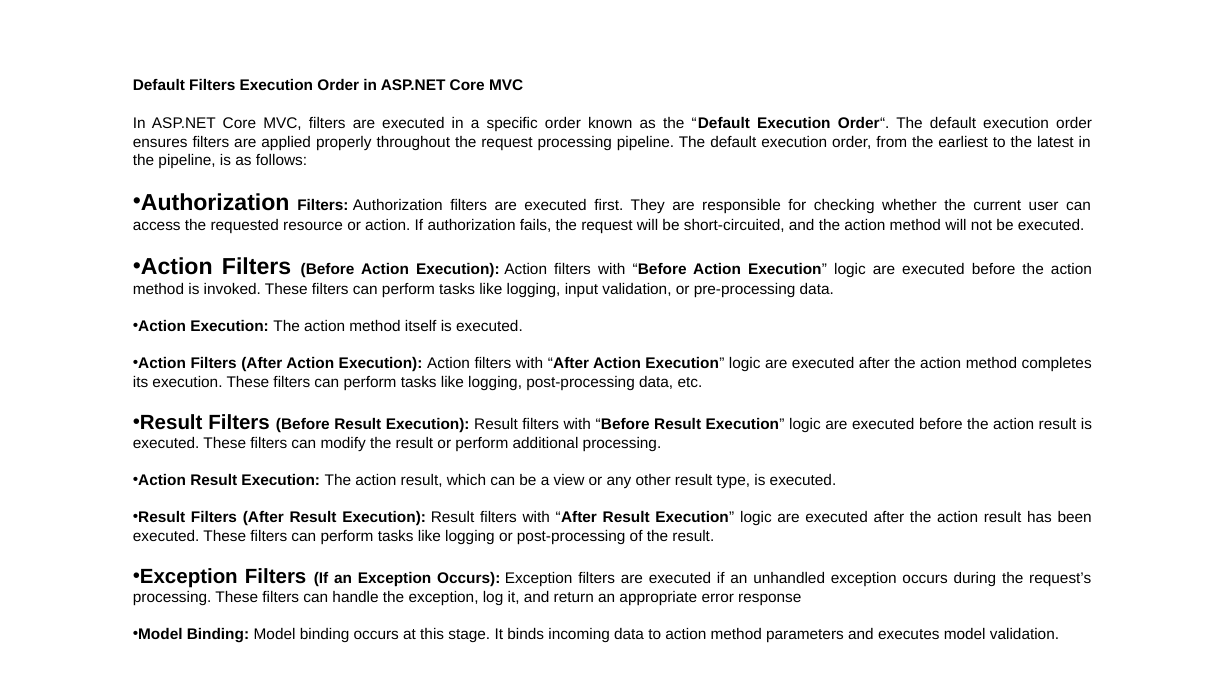
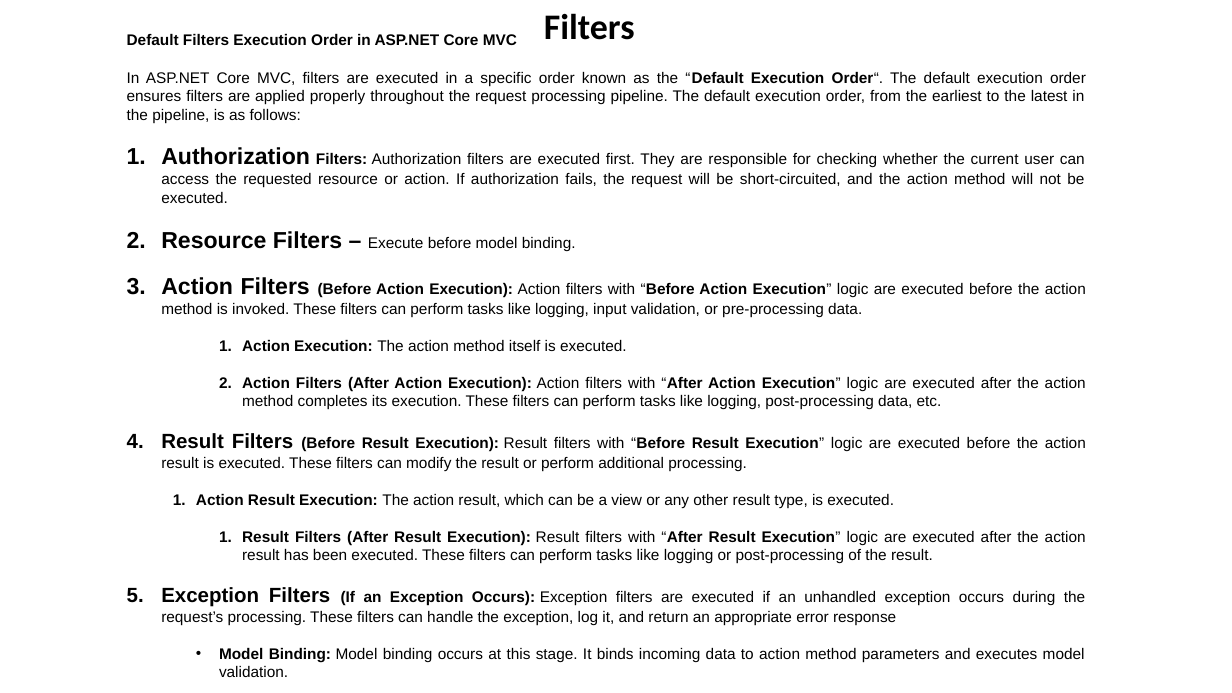
Before and after one commit to NareshESSPL/DotNetTraining, a slide deck: slide 18 of Documents/MVC.pptm (slide 17 before the commit). Drawn at 1232x693 pixels with LibreOffice and Linux fonts; fonts in the diff are those of the drawing. Boxes give left, top, right and bottom in pixels: in the first picture for what was removed or moved away, otherwise in the second. Text is boxed around its words. In the diff, an @@ line names an element or a change of style, - is before the commit and + after.

```diff
--- a/Documents/MVC.pptm
+++ b/Documents/MVC.pptm
@@ text "Default Filters Execution Order in ...": place and size @@
-text "Default Filters Execution Order in ..." at (133,79,1092,643)
+text "Default Filters Execution Order in ..." at (127,34,1086,677)
@@ text added at (183,34,229,45), 28 pt, text #000000, bold @@
+Filters
@@ text at (161,147,1086,677): bullet • to 1.; list level 1 to 3 in "Action Execution: The action method ..."; list level 1 to 3 in "Action Filters (After Action Execution): ..."; list level 1 to 2 in "Action Result Execution: The action ..."; list level 1 to 3 in "Result Filters (After Result Execution): ..."; list level 1 to 3 in "Model Binding: Model binding occurs ..." @@
@@ text at (161,231,576,251): paragraph added @@
+2. Resource Filters – Execute before model binding.
```
Also in this commit, not shown: 4 other slides changed, 3 slides added, 2 slides removed, 33 other files.
